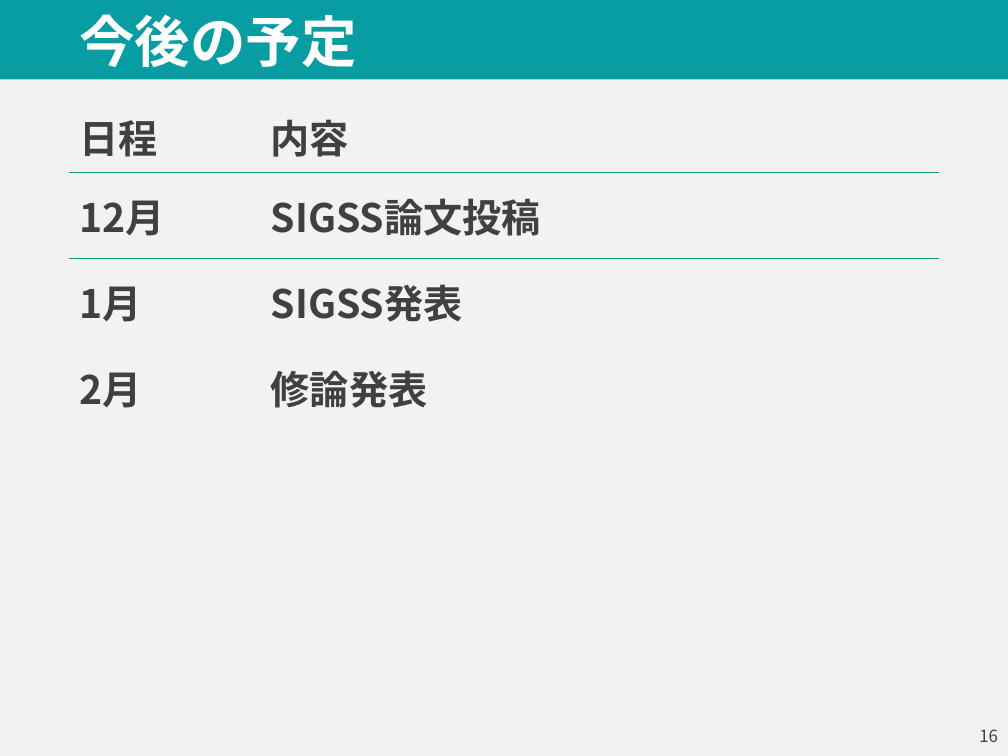
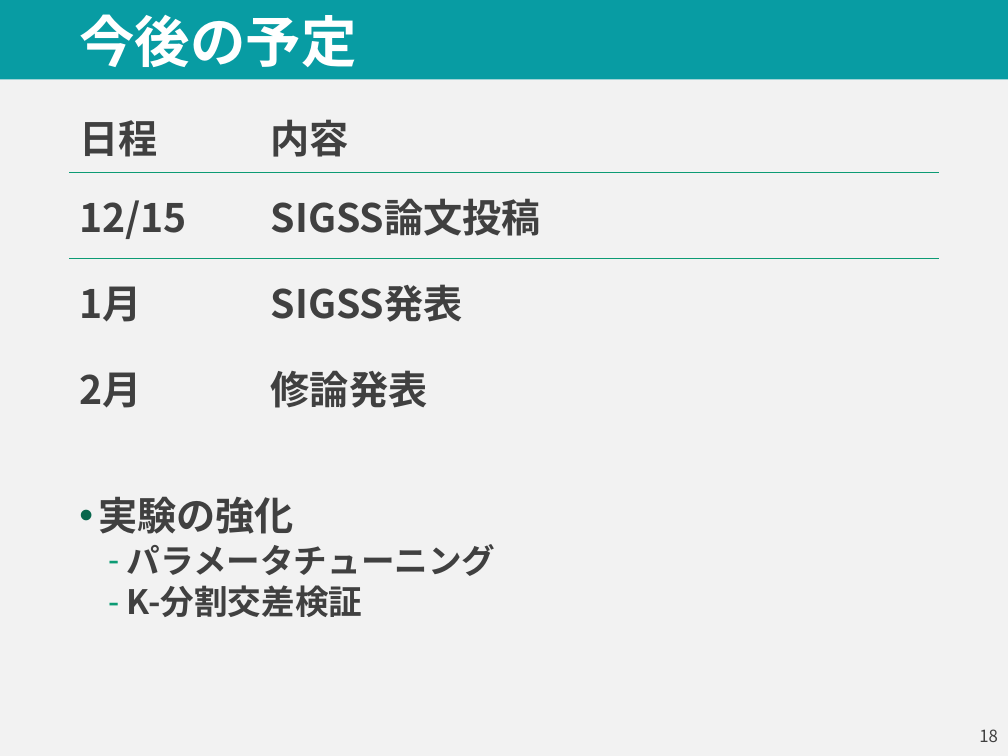
Before and after one commit to parthenos0908/steam_review, a slide deck: slide 19 of Presen/n-itikaw_20211214_中間報告2.pptx (slide 17 before the commit). Drawn at 1008x756 pixels with LibreOffice and Linux fonts; fonts in the diff are those of the drawing. Boxes give left, top, right and bottom in pixels: in the first picture for what was removed or moved away, otherwise in the second. Text is boxed around its words. In the diff, an @@ line names an element or a change of style, - is before the commit and + after.

```diff
--- a/Presen/n-itikaw_20211214_中間報告2.pptx
+++ b/Presen/n-itikaw_20211214_中間報告2.pptx
@@ table at [70, 100, 939, 430] @@
-row 2, column 1: 12月
+row 2, column 1: 12/15
@@ text added at [98, 496, 496, 617], 24 pt, text #404040, bold @@
+• 実験の強化
+  – パラメータチューニング
+  – K-分割交差検証
@@ page number at [979, 729, 998, 742]: text changed @@
-16
+18
```
Also in this commit, not shown: 7 other slides changed, 12 slides added, 9 slides removed, 24 other files.
